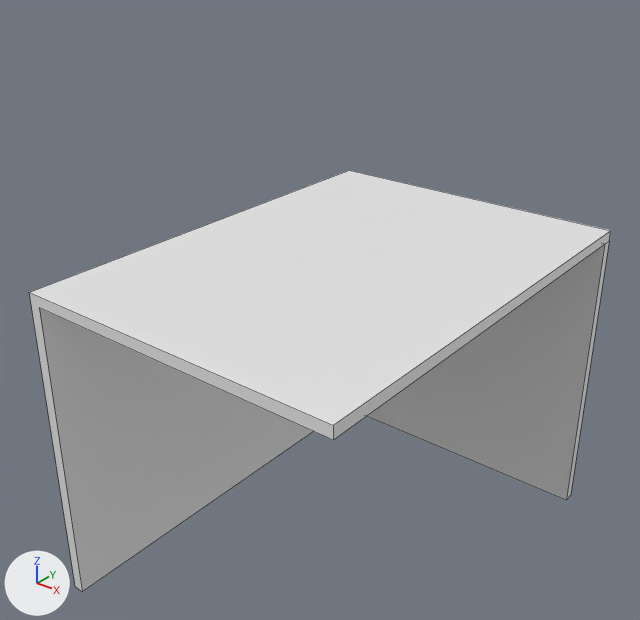
Before and after pictures for a commit that changed the Blender file 3d-printer-roboclaw/3d-printer-roboclaw.blend.
Rendered twice from a 50 mm lens placed at (1376.0, -845.0, 1424.0), pointed at (313.0, 484.0, 600.0). Every picture has the same lights, and +X, +Y and +Z are marked at lower left. Mesh edges are drawn as thin lines.

The first picture shows 'desk'.
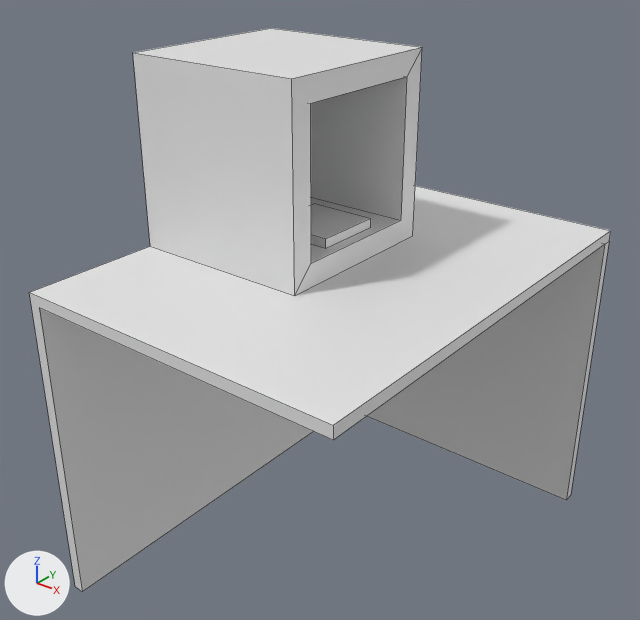
Commit message: Add 3d printer

Edits to the scene script, one JSON object a line:
```json
{"op": "add", "block": "me_cube_006", "code": ["me_cube_006 = bpy.data.meshes.new('Cube.006')", "me_cube_006.from_pydata(...)  # 24 vertices, 18 faces; spans x -225.0..175.0, y -125.0..275.0, z -50.0..350.0"]}
{"op": "add", "block": "ob_3d_printer", "code": ["ob_3d_printer = bpy.data.objects.new('3d-printer', me_cube_006)", "ob_3d_printer.location = (225.0, 425.0, 775.0)"]}
```

Changed parts and their boxes (x1, y1, x2, y2) in the pictures (640 x 620 px):
```json
{"object": "3d-printer", "change": "added", "after": [133, 28, 422, 296]}
```
